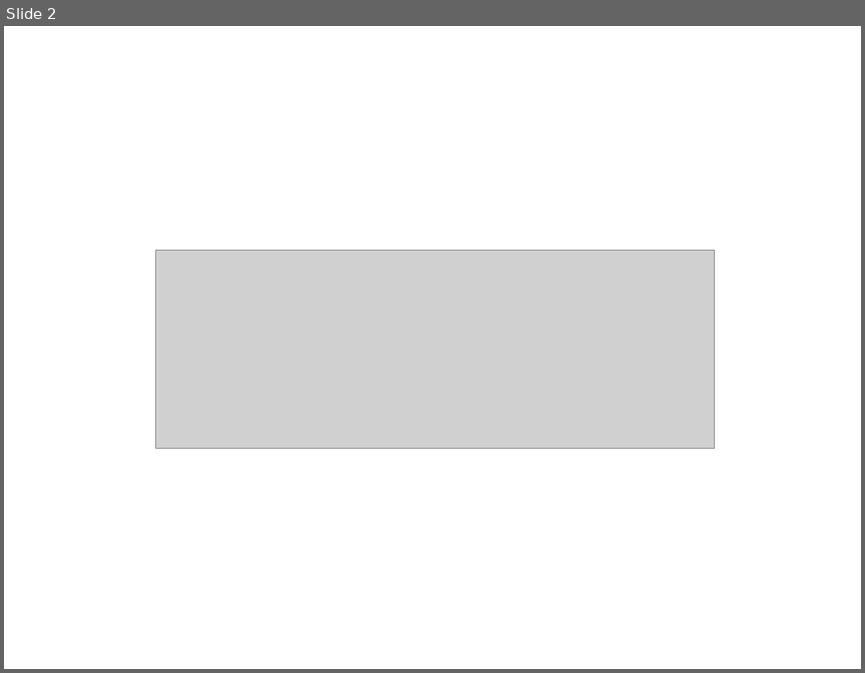
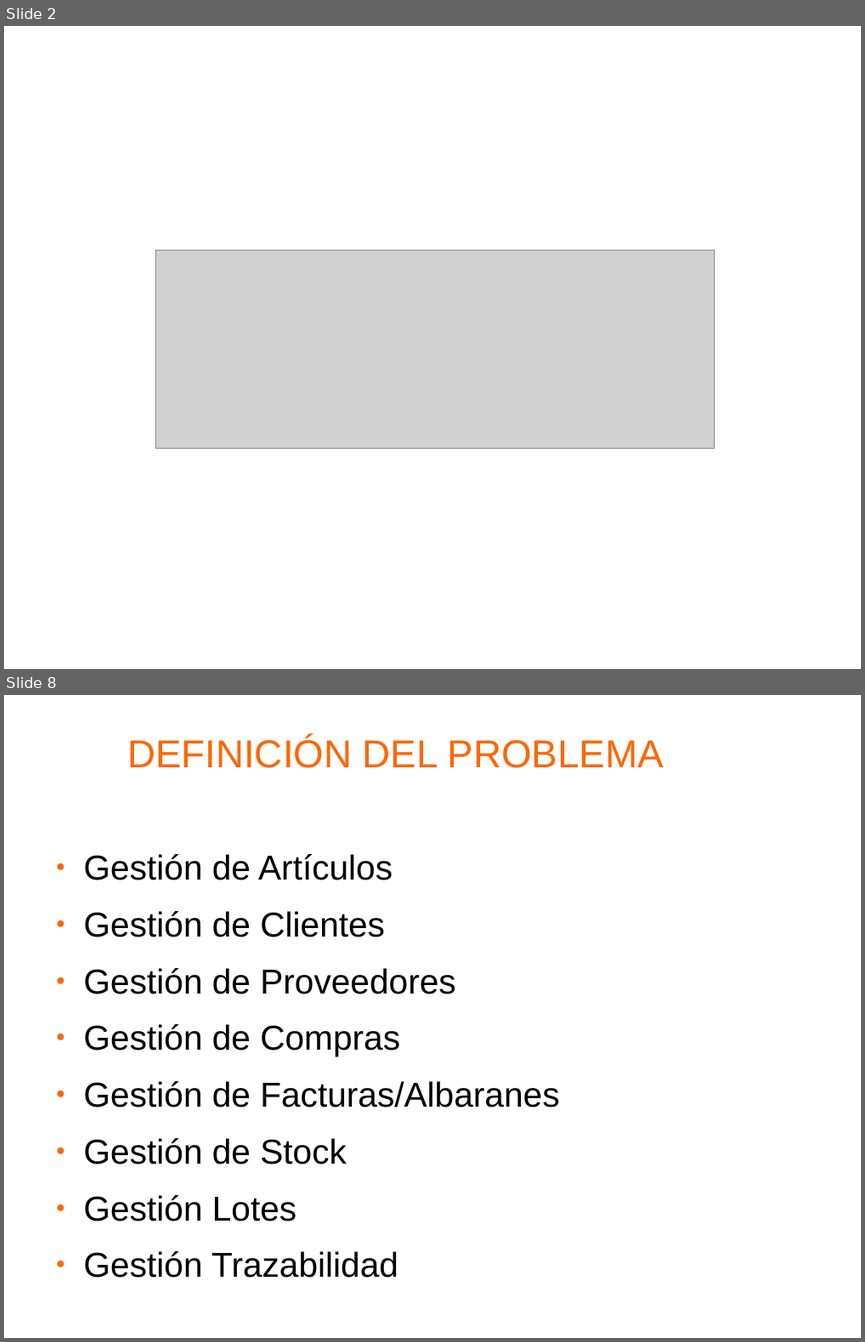
Before and after one commit to i52eszur/carneaerp, a slide deck: documentacion/presentacion/presentacion.odp. Shown one above the other, each under a label of ours: slide 2 before the commit, slides 2 and 8 after it; the slides between them are not shown. The pictures are 865x673 and 865x1342 pixels, drawn with LibreOffice and Linux fonts; fonts in the diff are those of the drawing; grey boxes stand for pictures; background and template pictures are left out. Boxes give left, top, right and bottom in pixels: in the first picture for what was removed or moved away, otherwise in the second. Text is boxed around its words. In the diff, an @@ line names an element or a change of style, - is before the commit and + after.

Commit message:
Correccion de bugs Lotes 06-03-2018

```diff
--- a/documentacion/presentacion/presentacion.odp
+++ b/documentacion/presentacion/presentacion.odp
@@ slide 8 added at [4,695,861,1338], background #FFFFFF @@
@@ title added at [127,737,664,768], 36 pt, text #FF6600 @@
+DEFINICIÓN DEL PROBLEMA
@@ text added at [84,854,559,1277], 32 pt, text #000000 @@
+● Gestión de Artículos
+● Gestión de Clientes
+● Gestión de Proveedores
+● Gestión de Compras
+● Gestión de Facturas/Albaranes
+● Gestión de Stock
+● Gestión Lotes
+● Gestión Trazabilidad
```
Also in this commit, not shown: 1 slide changed, 13 other slides added, 3 slides removed, 5 other files.
